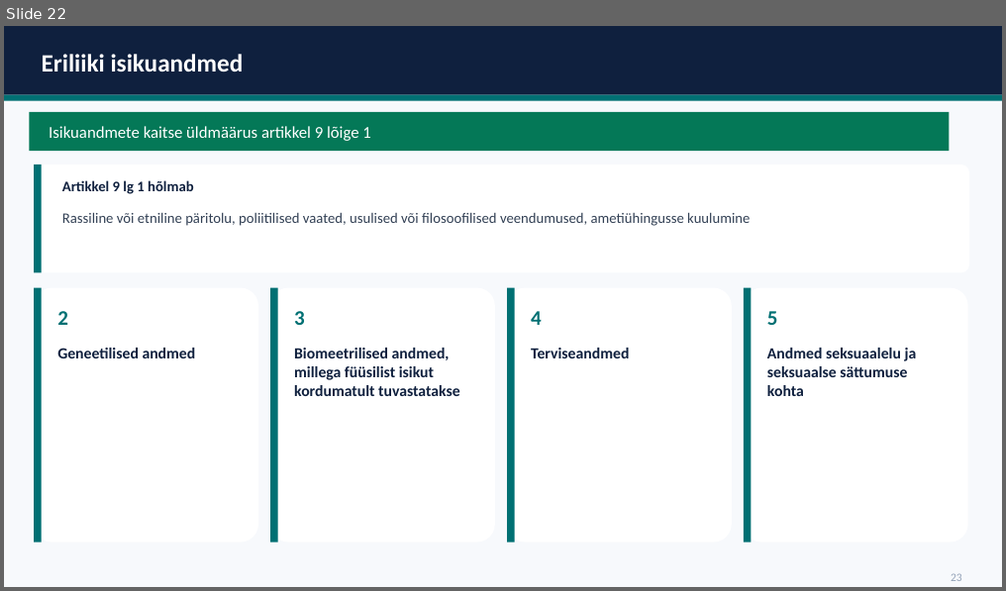
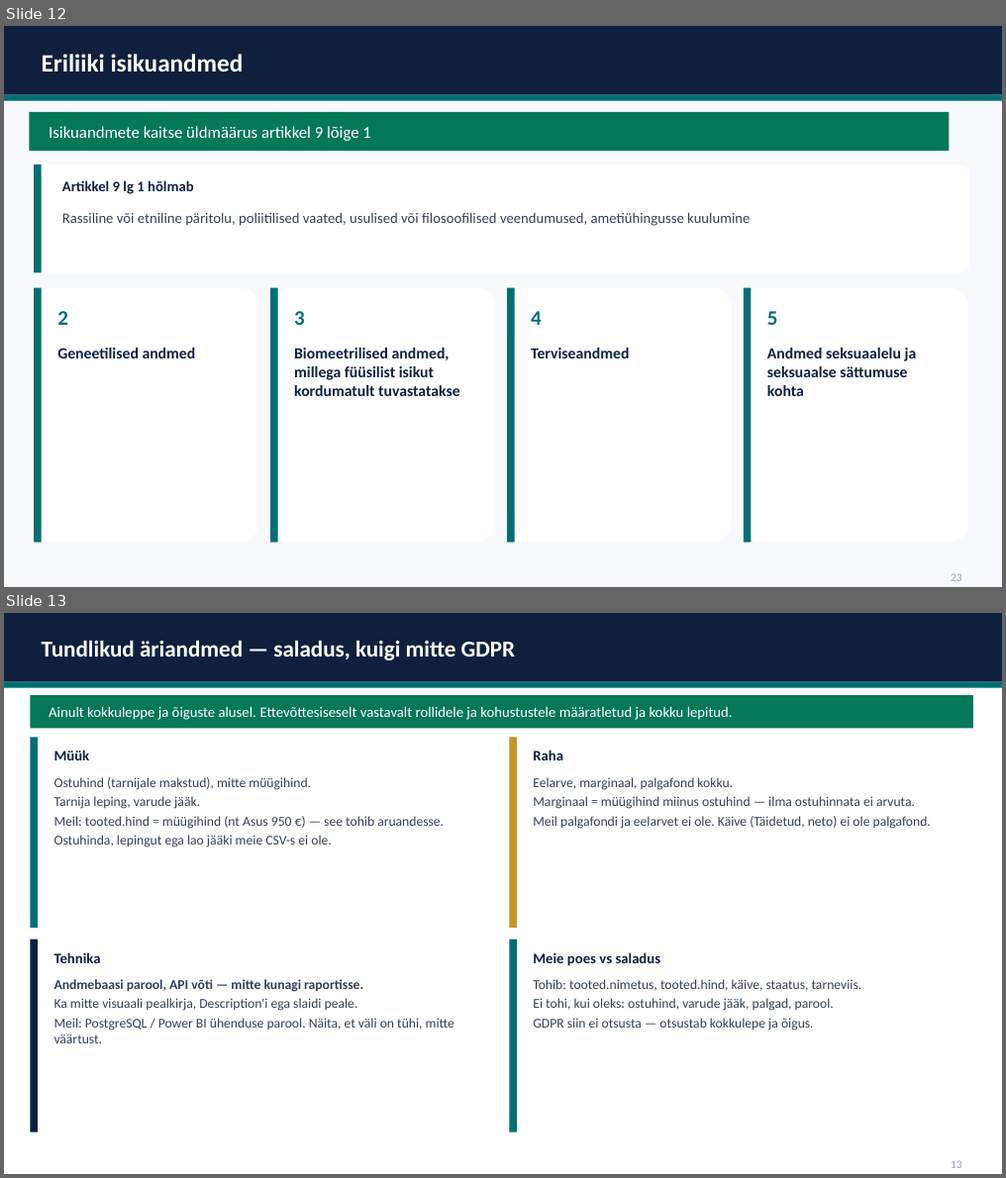
Before and after one commit to emilieabel/andmetarkus, a slide deck: Materjalid/Day10 Andmekaitse/10-paev-andmetarkus-esitlus.pptx. Shown one above the other, each under a label of ours: slide 22 before the commit, slides 12 and 13 after it. The pictures are 1006x591 and 1006x1178 pixels, drawn with LibreOffice and Linux fonts; fonts in the diff are those of the drawing. Boxes give left, top, right and bottom in pixels: in the first picture for what was removed or moved away, otherwise in the second. Text is boxed around its words. In the diff, an @@ line names an element or a change of style, - is before the commit and + after.

```diff
--- a/Materjalid/Day10 Andmekaitse/10-paev-andmetarkus-esitlus.pptx
+++ b/Materjalid/Day10 Andmekaitse/10-paev-andmetarkus-esitlus.pptx
@@ slide 13 added at box(4, 613, 1002, 1174), background #FFFFFF @@
@@ rectangle added at box(4, 613, 1002, 682), fill #0F203E @@
@@ text added at box(42, 640, 515, 661), 22 pt, text #FFFFFF, bold @@
+Tundlikud äriandmed — saladus, kuigi mitte GDPR
@@ rectangle added at box(4, 682, 1002, 688), fill #007073 @@
@@ rectangle added at box(30, 695, 973, 728), fill #047857 @@
@@ text added at box(49, 706, 733, 720), 14 pt, text #FFFFFF @@
+Ainult kokkuleppe ja õiguste alusel. Ettevõttesiseselt vastavalt rollidele ja kohustustele määratletud ja kokku lepitud.
@@ rounded rectangle added at box(30, 738, 498, 928), fill #FFFFFF @@
@@ rectangle added at box(30, 738, 38, 928), fill #007073 @@
@@ text added at box(54, 750, 90, 761), 14 pt, text #0F203E, bold @@
+Müük
@@ rounded rectangle added at box(509, 738, 973, 928), fill #FFFFFF @@
@@ rectangle added at box(509, 738, 517, 928), fill #C49526 @@
@@ text added at box(533, 750, 563, 761), 14 pt, text #0F203E, bold @@
+Raha
@@ text added at box(54, 777, 444, 848), 13 pt, text #334155 @@
+Ostuhind (tarnijale makstud), mitte müügihind.
+Tarnija leping, varude jääk.
+Meil: tooted.hind = müügihind (nt Asus 950 €) — see tohib aruandesse.
+Ostuhinda, lepingut ega lao jääki meie CSV-s ei ole.
@@ text added at box(533, 777, 931, 829), 13 pt, text #334155 @@
+Eelarve, marginaal, palgafond kokku.
+Marginaal = müügihind miinus ostuhind — ilma ostuhinnata ei arvuta.
+Meil palgafondi ja eelarvet ei ole. Käive (Täidetud, neto) ei ole palgafond.
@@ rounded rectangle added at box(30, 940, 498, 1133), fill #FFFFFF @@
@@ rectangle added at box(30, 940, 38, 1133), fill #0F203E @@
@@ text added at box(54, 953, 101, 963), 14 pt, text #0F203E, bold @@
+Tehnika
@@ rounded rectangle added at box(509, 940, 973, 1133), fill #FFFFFF @@
@@ rectangle added at box(509, 940, 517, 1133), fill #007073 @@
@@ text added at box(533, 953, 661, 966), 14 pt, text #0F203E, bold @@
+Meie poes vs saladus
@@ text added at box(54, 979, 454, 1044), 13 pt, text #334155 @@
+Andmebaasi parool, API võti — mitte kunagi raportisse.
+Ka mitte visuaali pealkirja, Description'i ega slaidi peale.
+Meil: PostgreSQL / Power BI ühenduse parool. Näita, et väli on tühi, mitte väärtust.
@@ text added at box(533, 979, 862, 1031), 13 pt, text #334155 @@
+Tohib: tooted.nimetus, tooted.hind, käive, staatus, tarneviis.
+Ei tohi, kui oleks: ostuhind, varude jääk, palgad, parool.
+GDPR siin ei otsusta — otsustab kokkulepe ja õigus.
@@ text added at box(950, 1160, 962, 1168), 11 pt, text #94A3B8 @@
+13
@@ what was slide 22 is now slide 12 @@
```
Also in this commit, not shown: 5 slides changed, 4 other slides added.
